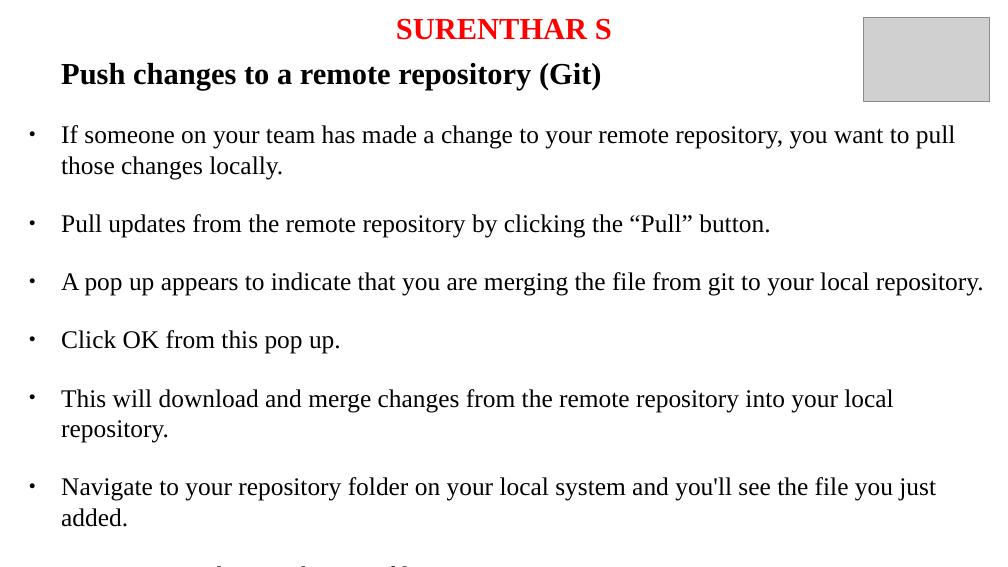
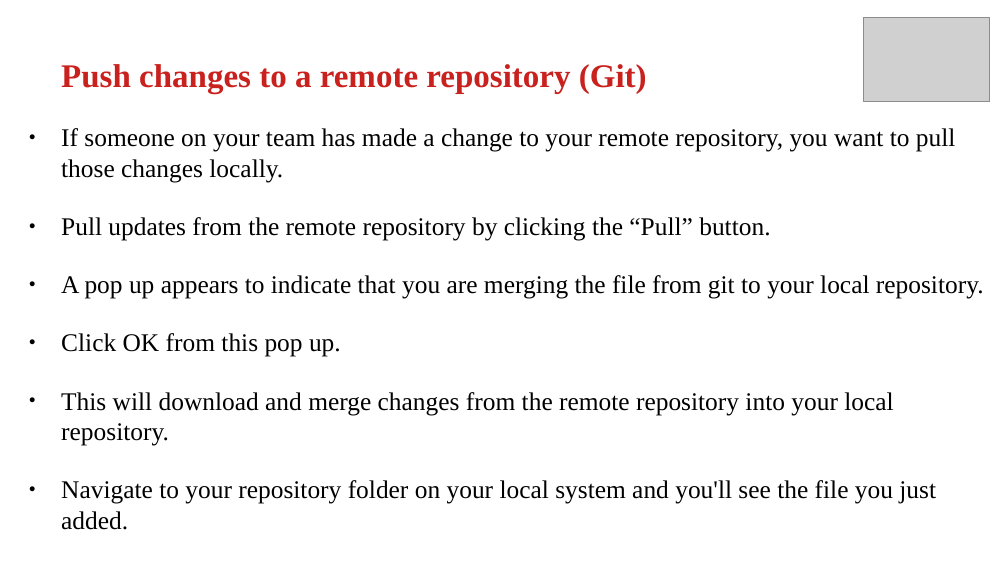
Before and after one commit to anubhavAnora/presentation, a slide deck: slide 6 of Presentation.odp. Drawn at 1008x567 pixels with LibreOffice and Linux fonts; fonts in the diff are those of the drawing; grey boxes stand for pictures. Boxes give left, top, right and bottom in pixels: in the first picture for what was removed or moved away, otherwise in the second. Text is boxed around its words. In the diff, an @@ line names an element or a change of style, - is before the commit and + after.

```diff
--- a/Presentation.odp
+++ b/Presentation.odp
@@ title removed at [396, 18, 612, 40] @@
-SURENTHAR S
@@ text at [61, 64, 647, 94]: size 24 to 26 pt, text colour #000000 to #C9211E in "Push changes to a remote repository (Git)" @@
```
Also in this commit, not shown: 13 other slides changed.
